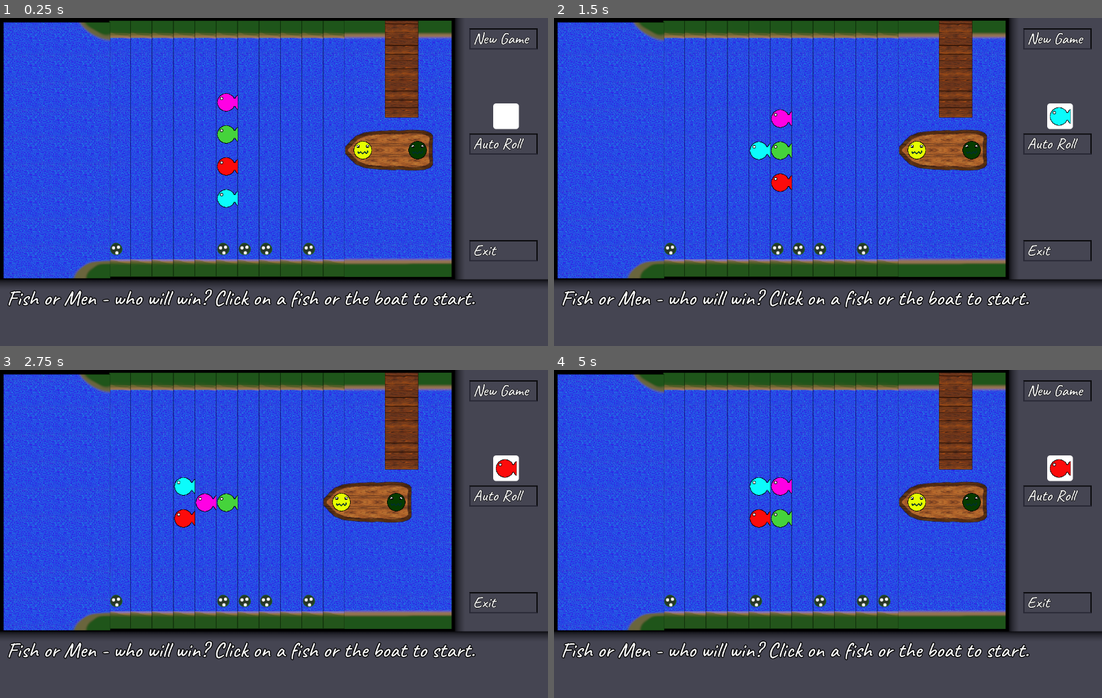
Above: before the commit, frames 1-4 (two rows, left to right).
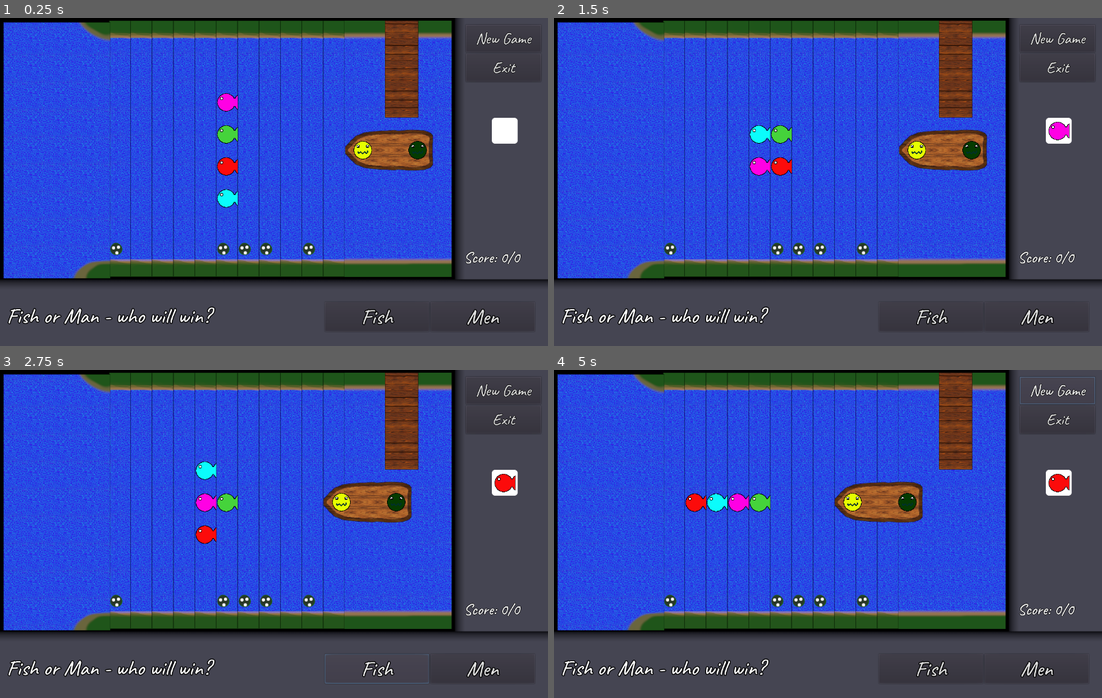
Above: after the commit, the same moments.

Repository: Kjarrigan/fish-or-men
Game: Godot game, scene res://Game.tscn
Two runs of this game, one before a commit and one after it. Both use one fixed random seed, a clock stepped at 60 frames per second and the inputs below.
Inputs (mouse positions are in pixels of both pictures, inside the frame that each line leads up to; where the layout moved, square brackets give the same spot in the first picture):
- Up to frame 1 (0.25 s): no input
- Up to frame 2 (1.5 s): click (1063, 132) [1058, 116] at 0.5 s; click (1058, 142) at 1.25 s, where only the run before the commit has a clickable "Auto Roll"
- Up to frame 3 (2.75 s): click (378, 668) at 2 s, where only the run after the commit has a clickable "Fish"
- Up to frame 4 (5 s): click (1036, 668) at 2.75 s, where only the run after the commit has a clickable "Men"; click "New Game" at 3.5 s; click "New Game" at 4.25 s

The runs differ from the first frame. In frame 1, 4.1% of the frame differs, in the area x 1-99%, y 3-94%; in frame 2, 5.6%; in frame 3, 5.0%; in frame 4, 9.1%, in the area x 1-99%, y 2-94%.

Commit message:
Add betting mechanic

Diff:
--- a/Game.tscn
+++ b/Game.tscn
@@ -1,7 +1,7 @@
 [gd_scene load_steps=6 format=2]
 
 [ext_resource path="res://scenes/Die.tscn" type="PackedScene" id=1]
-[ext_resource path="res://scenes/Button.tscn" type="PackedScene" id=2]
+[ext_resource path="res://fonts/Button.tres" type="DynamicFont" id=2]
 [ext_resource path="res://fonts/Game.tres" type="DynamicFont" id=3]
 [ext_resource path="res://assets/bg.png" type="Texture" id=4]
 
@@ -11,6 +11,10 @@
 var tiles : Array
 var token : Array
 
+enum Team {Fish, Man}
+var score = 0
+var rounds_counter = 0
+var bet_on_team
 var tile_size = 50.0
 var tile_height = 600.0
 var start_position = 6
@@ -32,8 +36,12 @@
 	new_game()
 
 func new_game():
+	if not paused:
+		return
+
 	tiles = []
 	token = []
+	rounds_counter += 1
 
 	var ocean = end_tile.instance()
 	for idx in range(11):
@@ -72,7 +80,7 @@
 	token.append(boat_token)
 	token.append(boat_token)
 
-	get_node(\"UI/ActionLabel\").text = \"Fish or Men - who will win? Click on a fish or the boat to start.\"
+	get_node(\"UI/ActionLabel\").text = \"Fish or Man - who will win?\"
 	paused = false
 
 func move_token_index(i):
@@ -102,6 +110,7 @@
 		get_node(\"UI/ActionLabel\").text = \"Click the die!\"
 
 func end_game(msg):
+	get_node(\"UI/Score\").text = \"Score: \" + str(score) + \"/\" + str(rounds_counter)
 	get_node(\"UI/ActionLabel\").text = msg
 	auto_roll_timer.stop()
 	paused = true
@@ -112,12 +121,26 @@
 	var rescued = tiles[0].get_node(\"Water\").get_children().size()
 	var catched = boat_token.get_node(\"Net\").get_children().size()
 
+	var msg
 	if catched >= 3:
-		end_game('Team Boat wins!')
+		msg = 'Team Man wins - '
+		if bet_on_team == Team.Man:
+			msg += 'You guessed correct!'
+			score += 1
+		else:
+			msg += 'You were wrong!'
+		end_game(msg)
 	if rescued >= 3:
-		end_game('Team Fish wins!')
+		msg = 'Team Fish wins - '
+		if bet_on_team == Team.Fish:
+			msg += 'You guessed correct!'
+			score += 1
+		else:
+			msg += 'You were wrong!'
+		end_game(msg)
 	if rescued == 2 and catched == 2:
-		end_game('Tie!')
+		msg = 'Tie - Bad luck!'
+		end_game(msg)
 
 func different_fish(this_one):
 	if paused:
@@ -153,7 +176,7 @@
 func _on_New_pressed():
 	new_game()
 
-func _on_Auto_pressed():
+func start_game():
 	if paused:
 		return
 	auto_roll_timer.wait_time = 0.25
@@ -161,6 +184,18 @@
 
 func _auto_roll():
 	get_node(\"UI/Die\").emit_signal(\"pressed\")
+
+func _on_TeamFish_pressed():
+	if paused:
+		return
+	bet_on_team = Team.Fish
+	start_game()
+
+func _on_TeamMen_pressed():
+	if paused:
+		return
+	bet_on_team = Team.Man
+	start_game()
 "
 
 [node name="Game" type="Node2D"]
@@ -183,50 +218,89 @@
 "_edit_use_anchors_": false
 }
 
-[node name="Die" parent="UI" instance=ExtResource( 1 )]
-margin_left = 1152.0
-margin_top = 200.0
-margin_right = 1212.0
-margin_bottom = 260.0
-
 [node name="ActionLabel" type="Label" parent="UI"]
 margin_left = 16.0
-margin_top = 624.0
+margin_top = 666.426
 margin_right = 1253.0
-margin_bottom = 687.0
+margin_bottom = 729.426
 custom_fonts/font = ExtResource( 3 )
-text = "Catch the Fish!"
-__meta__ = {
-"_edit_use_anchors_": false
-}
-
-[node name="New" parent="UI" instance=ExtResource( 2 )]
-anchor_right = 34.8
-anchor_bottom = 9.2
-margin_left = -104.0
-margin_top = -216.0
-margin_right = -136.0
-margin_bottom = -294.0
-label = " New Game"
-
-[node name="Auto" parent="UI" instance=ExtResource( 2 )]
-anchor_right = 34.8
-anchor_bottom = 9.2
-margin_left = -104.0
-margin_top = 30.0
-margin_right = -136.0
-margin_bottom = -48.0
-label = " Auto Roll"
-
-[node name="Exit" parent="UI" instance=ExtResource( 2 )]
-anchor_right = 34.8
-anchor_bottom = 9.2
-margin_left = -104.0
-margin_top = 280.0
-margin_right = -136.0
-margin_bottom = 202.0
-label = " Exit"
-
-[connection signal="pressed" from="UI/New" to="." method="_on_New_pressed"]
-[connection signal="pressed" from="UI/Auto" to="." method="_on_Auto_pressed"]
-[connection signal="pressed" from="UI/Exit" to="." method="_on_Exit_pressed"]
+text = "Fish or Man - who will win?"
+__meta__ = {
+"_edit_use_anchors_": false
+}
+
+[node name="Die" parent="UI" instance=ExtResource( 1 )]
+margin_left = 1148.81
+margin_top = 234.451
+margin_right = 1236.81
+margin_bottom = 310.451
+
+[node name="Menu" type="VBoxContainer" parent="UI"]
+margin_left = 1088.0
+margin_top = 16.0
+margin_right = 1264.0
+margin_bottom = 149.0
+__meta__ = {
+"_edit_group_": true,
+"_edit_use_anchors_": false
+}
+
+[node name="New" type="Button" parent="UI/Menu"]
+margin_right = 176.0
+margin_bottom = 64.0
+size_flags_horizontal = 3
+size_flags_vertical = 3
+custom_fonts/font = ExtResource( 2 )
+text = "New Game"
+
+[node name="Exit" type="Button" parent="UI/Menu"]
+margin_top = 68.0
+margin_right = 176.0
+margin_bottom = 133.0
+size_flags_horizontal = 3
+size_flags_vertical = 3
+custom_fonts/font = ExtResource( 2 )
+text = "Exit"
+
+[node name="Choice" type="HBoxContainer" parent="UI"]
+margin_left = 759.252
+margin_top = 665.059
+margin_right = 1250.25
+margin_bottom = 734.059
+__meta__ = {
+"_edit_group_": true,
+"_edit_use_anchors_": false
+}
+
+[node name="TeamFish" type="Button" parent="UI/Choice"]
+margin_right = 243.0
+margin_bottom = 69.0
+size_flags_horizontal = 3
+size_flags_vertical = 3
+custom_fonts/font = ExtResource( 3 )
+text = "Fish"
+
+[node name="TeamMen" type="Button" parent="UI/Choice"]
+margin_left = 247.0
+margin_right = 491.0
+margin_bottom = 69.0
+size_flags_horizontal = 3
+size_flags_vertical = 3
+custom_fonts/font = ExtResource( 3 )
+text = "Men"
+
+[node name="Score" type="Label" parent="UI"]
+margin_left = 1083.0
+margin_top = 537.071
+margin_right = 1269.0
+margin_bottom = 600.071
+custom_fonts/font = ExtResource( 2 )
+text = "Score: 0/0"
+__meta__ = {
+"_edit_use_anchors_": false
+}
+
+[connection signal="pressed" from="UI/Menu/New" to="." method="_on_New_pressed"]
+[connection signal="pressed" from="UI/Menu/Exit" to="." method="_on_Exit_pressed"]
+[connection signal="pressed" from="UI/Choice/TeamFish" to="." method="_on_TeamFish_pressed"]
+[connection signal="pressed" from="UI/Choice/TeamMen" to="." method="_on_TeamMen_pressed"]
